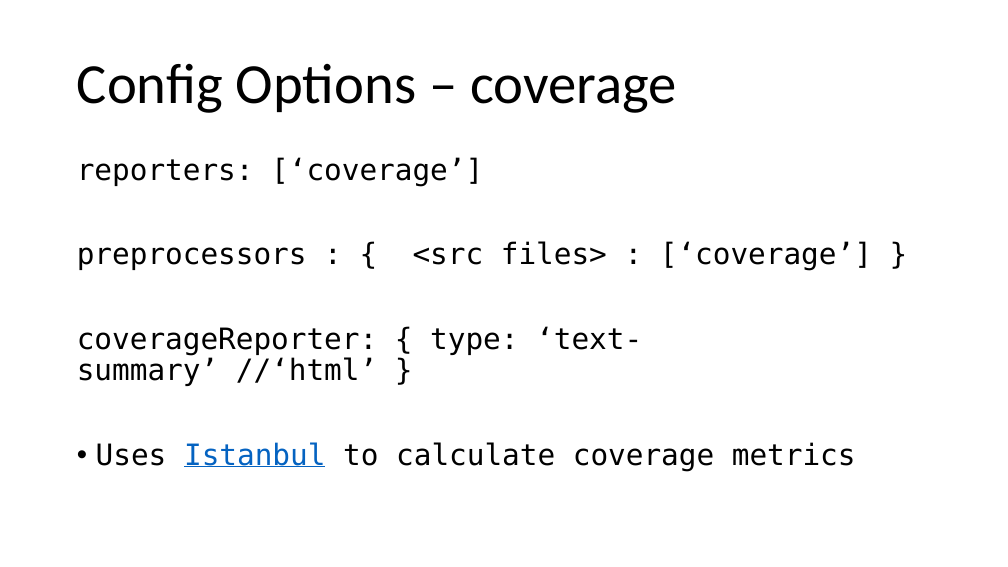
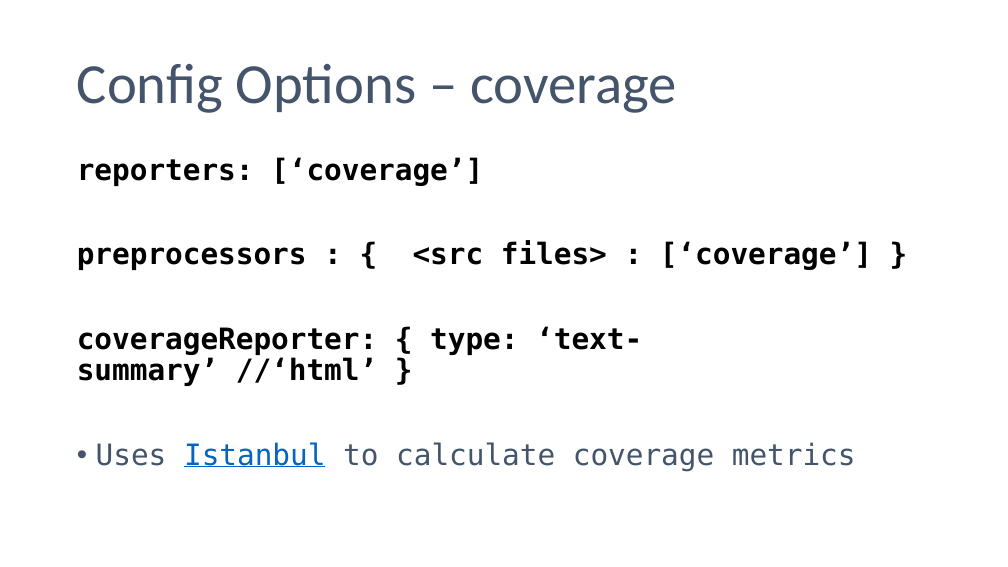
Before and after one commit to phillipskevin/karma-demo, a slide deck: slide 12 of karma-demo-slides.pptx. Drawn at 1008x567 pixels with LibreOffice and Linux fonts; fonts in the diff are those of the drawing. Boxes give left, top, right and bottom in pixels: in the first picture for what was removed or moved away, otherwise in the second. Text is boxed around its words. In the diff, an @@ line names an element or a change of style, - is before the commit and + after.

Commit message:
updating fonts to make it clear what is code/configuration

```diff
--- a/karma-demo-slides.pptx
+++ b/karma-demo-slides.pptx
@@ title "Config Options – coverage" at [77, 64, 677, 113]: text colour #000000 to #44546A @@
@@ text "reporters: [‘coverage’]" at [77, 157, 872, 471]: bold on in "reporters: [‘coverage’]", "preprocessors : { <src files> : [‘coverage’] ...", "coverageReporter: { type: ‘text-summary’ //‘html’ }"; text colour #000000 to #44546A in "Uses to calculate coverage metrics" @@
```
Also in this commit, not shown: 14 other slides changed.
